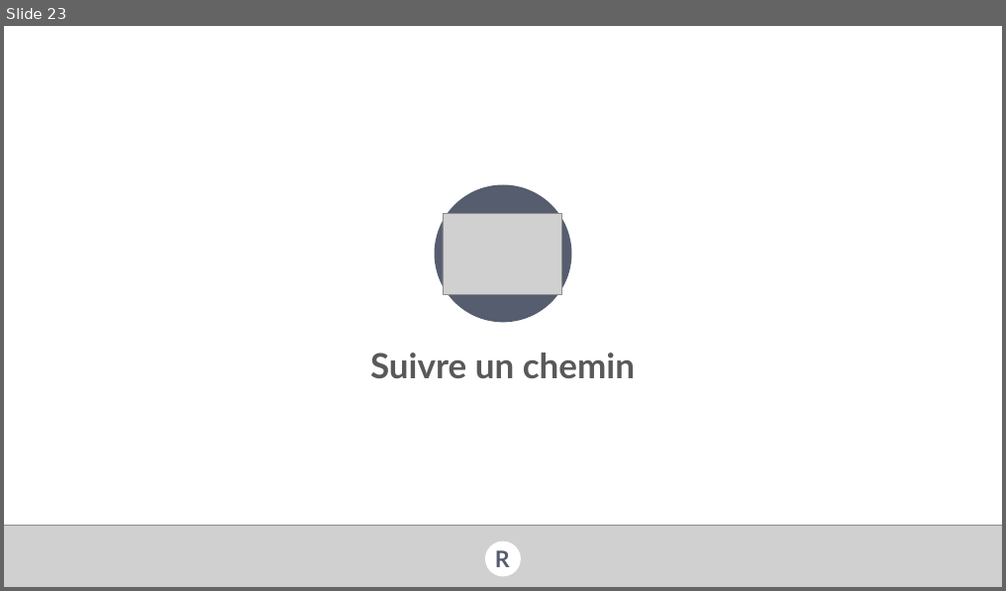
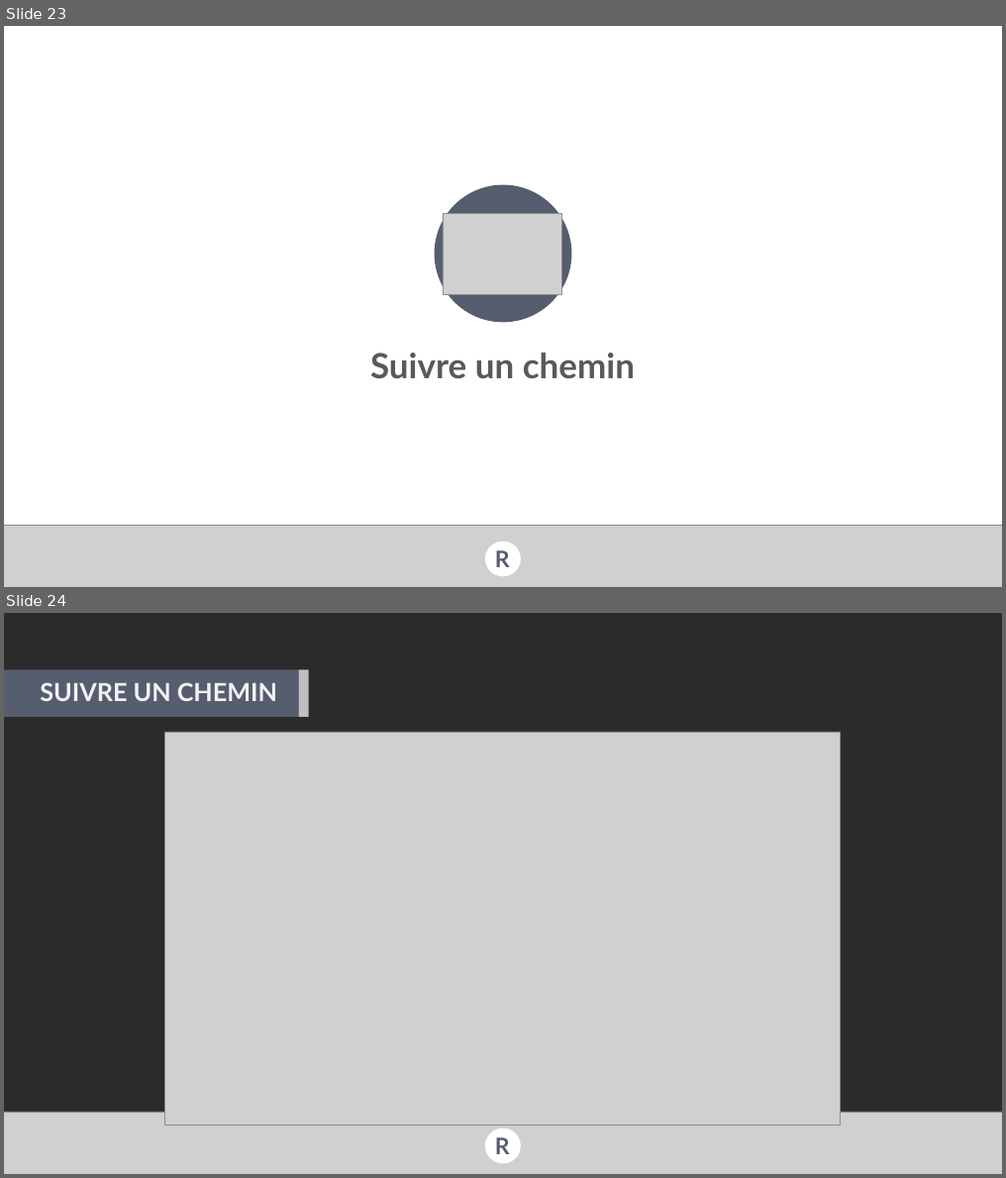
Before and after one commit to val92130/RSmart, a slide deck: Docs/Forum PI/RSmart presentation forum PI .pptx. Shown one above the other, each under a label of ours: slide 23 before the commit, slides 23 and 24 after it. The pictures are 1006x591 and 1006x1178 pixels, drawn with LibreOffice and Linux fonts; fonts in the diff are those of the drawing; grey boxes stand for pictures; background and template pictures are left out; a plain dark background stands for a picture behind light text. Boxes give left, top, right and bottom in pixels: in the first picture for what was removed or moved away, otherwise in the second. Text is boxed around its words. In the diff, an @@ line names an element or a change of style, - is before the commit and + after.

Commit message:
PPT update

```diff
--- a/Docs/Forum PI/RSmart presentation forum PI .pptx
+++ b/Docs/Forum PI/RSmart presentation forum PI .pptx
@@ slide 24 added at [4,613,1002,1174], background picture (left out) @@
@@ rectangle added at [4,669,299,717], fill #565D6F @@
@@ rectangle added at [299,669,309,717], fill #BFBFBF @@
@@ text added at [40,682,277,701], 36 pt, text #F2F2F2, bold @@
+SUIVRE UN CHEMIN
@@ picture added at [165,732,841,1125] @@
@@ picture added at [4,1112,1002,1174] @@
@@ ellipse added at [485,1129,521,1163], fill #FFFFFF @@
@@ text added at [495,1138,510,1155], 33 pt, text #565D6F, bold @@
+R
```
Also in this commit, not shown: 1 other file.
